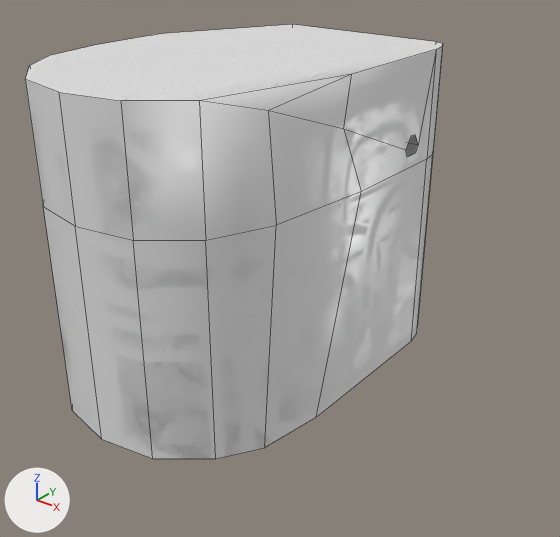
One commit to the FBX model project-steampunk/Assets/Art/Models/Level3Props/Big rooms/Models/BigRoom0.fbx: the scene before it, then after it.
Both versions are drawn from a 50 mm camera at (3604.0, -2519.0, 509.0) aimed at (2488.0, -1125.0, -356.0). Lighting does not change. The marker at lower left points along +X, +Y and +Z. Mesh edges are drawn as thin lines. Where no turn or scale is listed for an object, it has been applied to the vertices.

Script lines for the objects in view, before the commit:
```python
mat_industrial_pipes = bpy.data.materials.new('Industrial Pipes')
mat_industrial_pipes.use_nodes = True; mat_industrial_pipes.node_tree.nodes.clear()
_N = mat_industrial_pipes.node_tree.nodes; _L = mat_industrial_pipes.node_tree.links
n0 = _N.new('ShaderNodeBsdfPrincipled'); n0.name = 'Principled BSDF'
n1 = _N.new('ShaderNodeOutputMaterial'); n1.name = 'Material Output'
n2 = _N.new('ShaderNodeTexImage'); n2.name = 'Image Texture'
n2.image = img_pipe_material_01_roughness_1001_jpg
n3 = _N.new('ShaderNodeUVMap'); n3.name = 'UV Map'
n4 = _N.new('ShaderNodeMapping'); n4.name = 'Mapping'
n4.vector_type = 'TEXTURE'
n4.inputs[3].default_value = (2.0, 2.0, 1.0)  # 'Scale'
n5 = _N.new('ShaderNodeTexImage'); n5.name = 'Image Texture.001'
n5.image = img_pipe_material_01_metallic_1001_jpg
n6 = _N.new('ShaderNodeUVMap'); n6.name = 'UV Map.001'
n7 = _N.new('ShaderNodeMapping'); n7.name = 'Mapping.001'
n7.vector_type = 'TEXTURE'
n7.inputs[3].default_value = (2.0, 2.0, 1.0)  # 'Scale'
_L.new(n3.outputs[0], n4.inputs[0])  # 'UV' to 'Vector'
_L.new(n4.outputs[0], n2.inputs[0])  # 'Vector' to 'Vector'
_L.new(n2.outputs[0], n0.inputs[2])  # 'Color' to 'Roughness'
_L.new(n6.outputs[0], n7.inputs[0])  # 'UV' to 'Vector'
_L.new(n7.outputs[0], n5.inputs[0])  # 'Vector' to 'Vector'
_L.new(n5.outputs[0], n0.inputs[1])  # 'Color' to 'Metallic'
_L.new(n0.outputs[0], n1.inputs[0])  # 'BSDF' to 'Surface'
me_plane_027 = bpy.data.meshes.new('Plane.027')
me_plane_027.from_pydata(...)  # 67 vertices, 37 faces; spans x -360.0..360.0, y -425.0..556.0, z -567.0..288.0
# faces by material slot: [1, 36]
me_plane_027.materials.append(mat_stylized_rock)
me_plane_027.materials.append(mat_industrial_pipes)
ob_plane_757 = bpy.data.objects.new('Plane.757', me_plane_027)
ob_plane_757.location = (2300.0, -1166.0, -136.0)
```
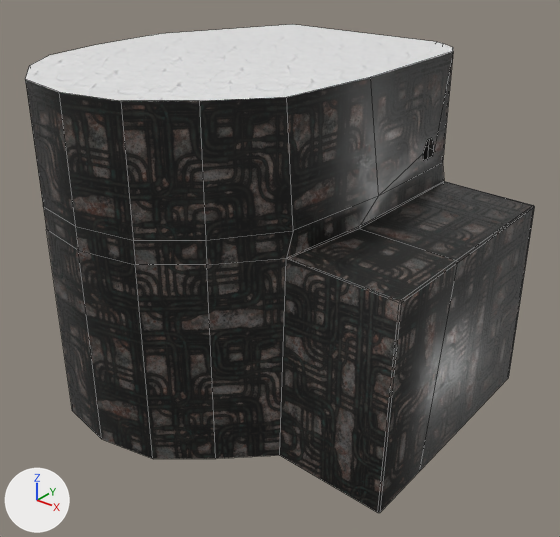
The newer file is also turned or shifted as a whole; pictures and numbers use the older file's frame.

Boxes (x1, y1, x2, y2) around the edits, measured in the pictures (560 x 537 px):
'Plane.757', surface changed, reshaped (grey to black, 22% wider, 12% taller)
    before: (25, 24, 442, 459)
    after: (25, 24, 535, 513)
part 1 of me_plane_027, built on
    before: (25, 24, 442, 459)
    after: (25, 24, 535, 513)
part 2 of me_plane_027, surface changed (grey to black)
    both: (25, 79, 206, 240)

Edits to the bpy script that builds the scene:
```text
Add img_pipe_material_01_normal_1001_jpg:
    img_pipe_material_01_normal_1001_jpg = load_image('Pipe_Material_01_Normal.1001.jpg', '../../Base Textures/Industrial Pipes/Pipe_Material_01_Normal.1001.jpg', 2048, 2048, 'Non-Color')
Add img_pipe_material_01_basecolor_1001_jpg:
    img_pipe_material_01_basecolor_1001_jpg = load_image('Pipe_Material_01_BaseColor.1001.jpg', '../../Base Textures/Industrial Pipes/Pipe_Material_01_BaseColor.1001.jpg', 2048, 2048, 'sRGB')
Change mat_industrial_pipes:
    remove # nodes: BsdfPrincipled, Mapping x2, OutputMaterial, TexImage x2, UVMap x2
    nodes: BsdfPrincipled, NormalMap, OutputMaterial, TexImage x4
    uses the picture img_pipe_material_01_basecolor_1001_jpg
    uses the picture img_pipe_material_01_normal_1001_jpg
Change me_plane_027:
    used by ob_plane_757; location = (2300.0, -1166.0, -136.0)
    remove me_plane_027.from_pydata(...)  # 67 vertices, 37 faces; spans x -360.0..360.0, y -425.0..556.0, z -567.0..288.0
    add me_plane_027.from_pydata(...)  # 97 vertices, 64 faces; spans x -360.0..670.0, y -425.0..556.0, z -567.0..288.0
    me_plane_027 part 1
    12 vertices are removed from x 333.0..360.0, y -177.0..401.0, z -567.0..288.0
    22 faces are deleted
    3 vertices in x 350.0, y 507.0, z -567.0..288.0 move by (29.0, -1.0, 0.0)
    5 vertices move from x 333.0..360.0, y -199.0..455.0, z -567.0..288.0 to x 379.0..408.0, y -199.0..473.0, z -567.0..288.0
    28 vertices are added at x 379.0..670.0, y -217.0..470.0, z -565.0..288.0
    14 new vertices lie (0.0, 0.0, 511.0) away from vertices in x -360.0..360.0, y -425.0..556.0, z -567.0
    48 new faces join them, mat_industrial_pipes
    1 new face joins them, mat_stylized_rock
    me_plane_027 part 2: 15 kept faces spanning x -360.0..408.0, y -425.0..556.0, z 0.0..288.0 get new texture (UV) coordinates
```
